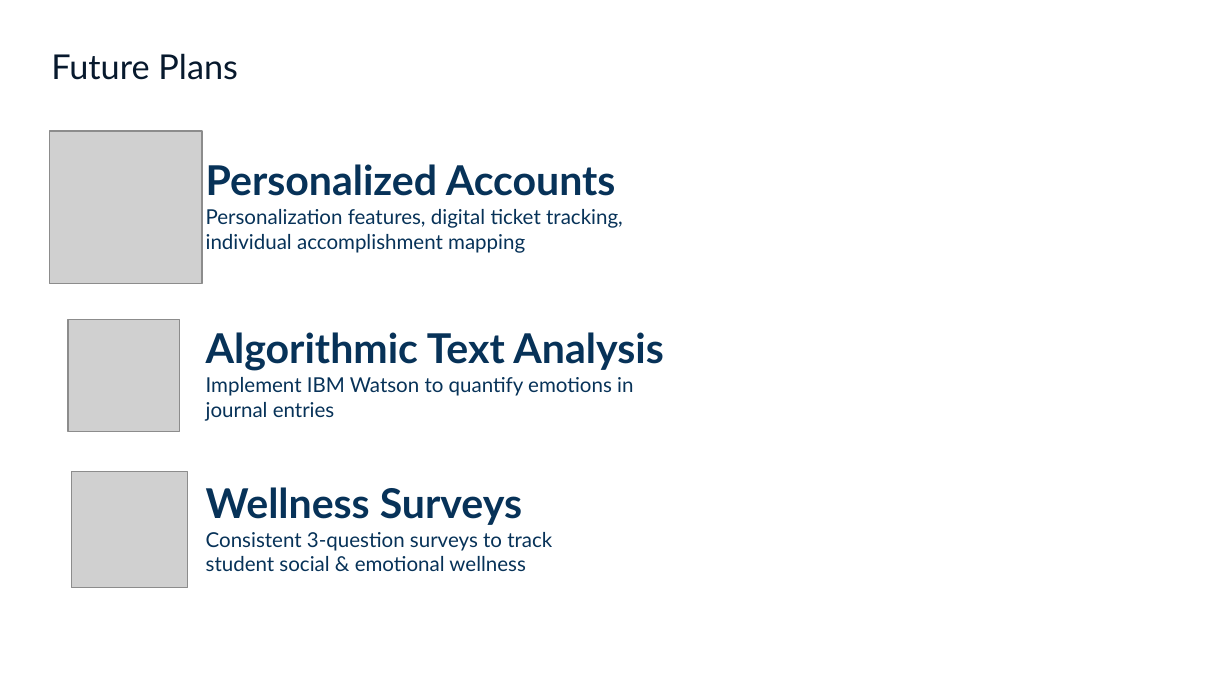
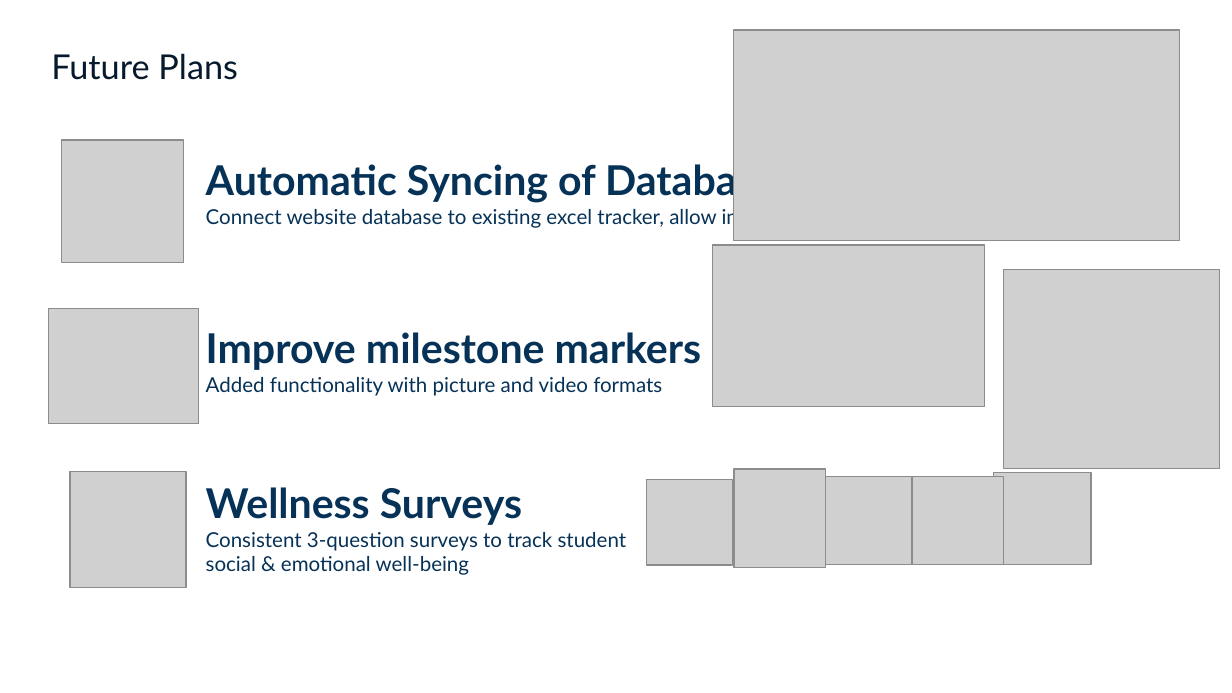
Before and after one commit to jwarfield/Code-For-Good-2017, a slide deck: slide 4 of Presentation/team-15-Presentation.pptx. Drawn at 1232x693 pixels with LibreOffice and Linux fonts; fonts in the diff are those of the drawing; grey boxes stand for pictures; background and template pictures are left out. Boxes give left, top, right and bottom in pixels: in the first picture for what was removed or moved away, otherwise in the second. Text is boxed around its words. In the diff, an @@ line names an element or a change of style, - is before the commit and + after.

```diff
--- a/Presentation/team-15-Presentation.pptx
+++ b/Presentation/team-15-Presentation.pptx
@@ picture added at [733, 30, 1179, 240] @@
@@ picture: place and size @@
-picture at [49, 131, 202, 283]
+picture at [62, 140, 184, 262]
@@ text at [206, 159, 795, 229]: text changed @@
-Personalized Accounts
-Personalization features, digital ticket tracking, individual accomplishment mapping
+Automatic Syncing of Databases
+Connect website database to existing excel tracker, allow inputs directly to Excel
@@ picture added at [712, 245, 984, 407] @@
@@ picture added at [1004, 270, 1220, 469] @@
@@ picture: place and size @@
-picture at [68, 319, 180, 431]
+picture at [48, 309, 198, 424]
@@ text at [206, 332, 702, 396]: text changed @@
-Algorithmic Text Analysis
-Implement IBM Watson to quantify emotions in journal entries
+Improve milestone markers
+Added functionality with picture and video formats
@@ picture added at [647, 479, 733, 565] @@
@@ picture added at [734, 469, 825, 568] @@
@@ picture added at [825, 477, 912, 564] @@
@@ picture added at [913, 477, 1004, 564] @@
@@ picture added at [994, 472, 1092, 564] @@
@@ text at [206, 487, 627, 575]: text changed @@
-Wellness Surveys
-Consistent 3-question surveys to track student social & emotional wellness
+Wellness Surveys
+Consistent 3-question surveys to track student social & emotional well-being
```
Also in this commit, not shown: 2 other slides changed.
